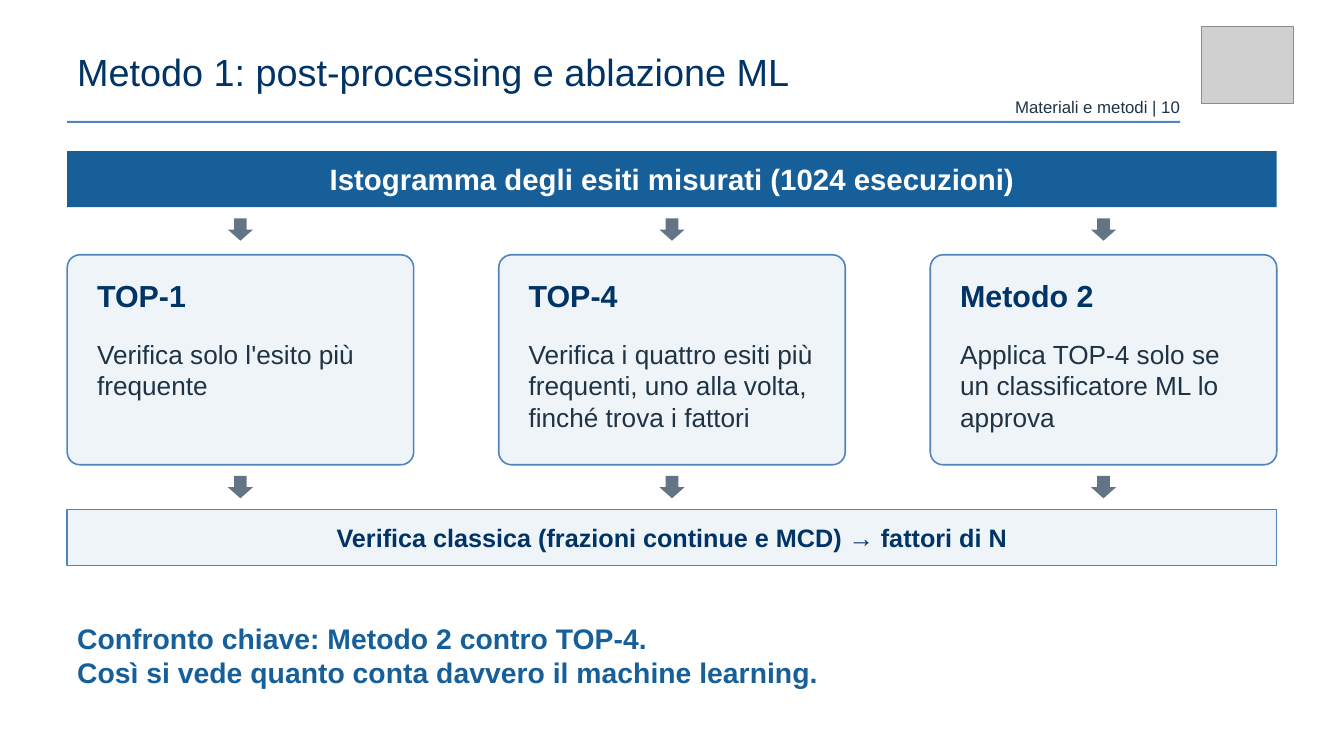
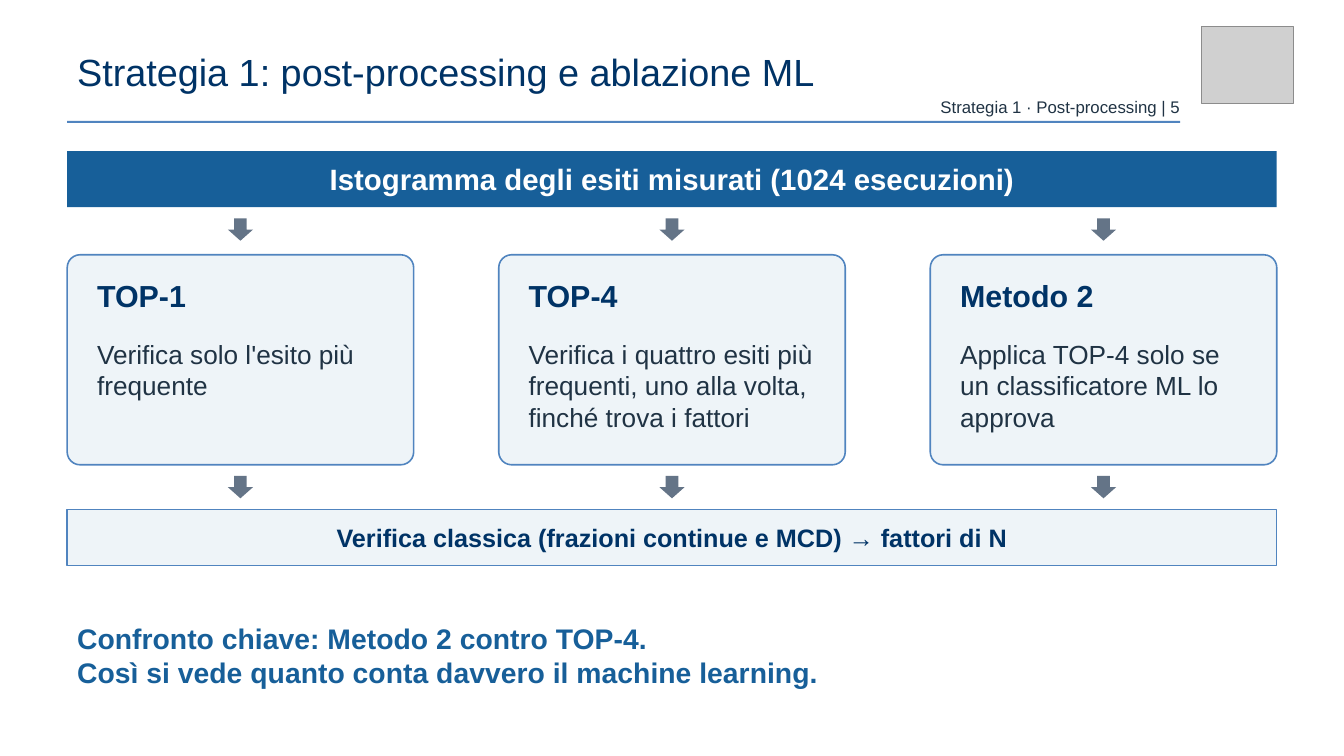
Before and after one commit to claudio-dragotta/shor-nisq-qec-thesis, a slide deck: slide 5 of presentazione/Dragotta Claudio - VERSIONE AGGIORNATA.pptx (slide 10 before the commit). Drawn at 1344x756 pixels with LibreOffice and Linux fonts; fonts in the diff are those of the drawing; grey boxes stand for pictures. Boxes give left, top, right and bottom in pixels: in the first picture for what was removed or moved away, otherwise in the second. Text is boxed around its words. In the diff, an @@ line names an element or a change of style, - is before the commit and + after.

```diff
--- a/presentazione/Dragotta Claudio - VERSIONE AGGIORNATA.pptx
+++ b/presentazione/Dragotta Claudio - VERSIONE AGGIORNATA.pptx
@@ text at (77, 58, 815, 94): text changed @@
-Metodo 1: post-processing e ablazione ML
+Strategia 1: post-processing e ablazione ML
@@ text at (940, 101, 1179, 117): text changed @@
-Materiali e metodi | 10
+Strategia 1 · Post-processing | 5
```
Also in this commit, not shown: 12 other slides changed, 7 slides removed, 29 other files.
